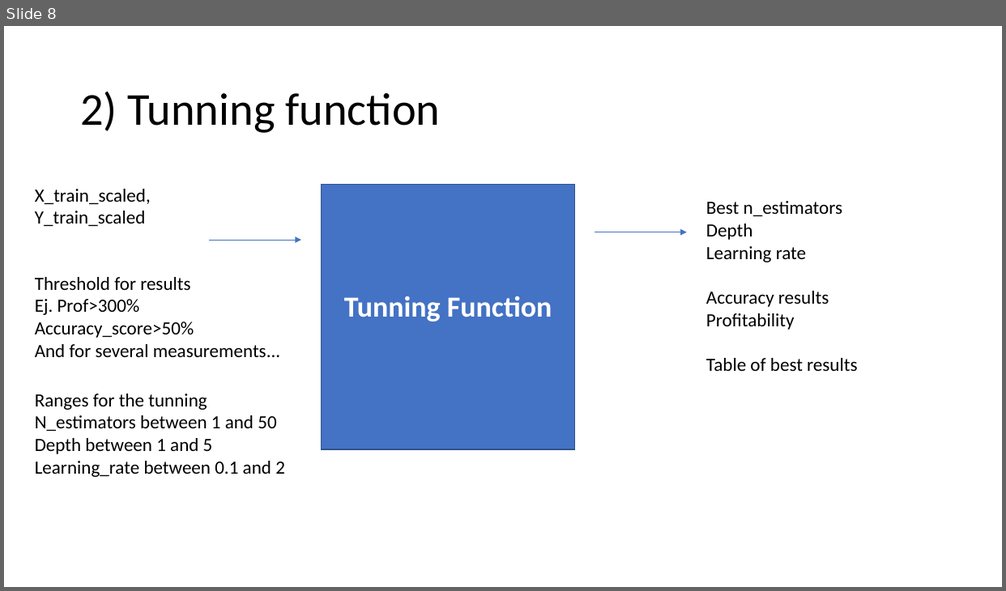
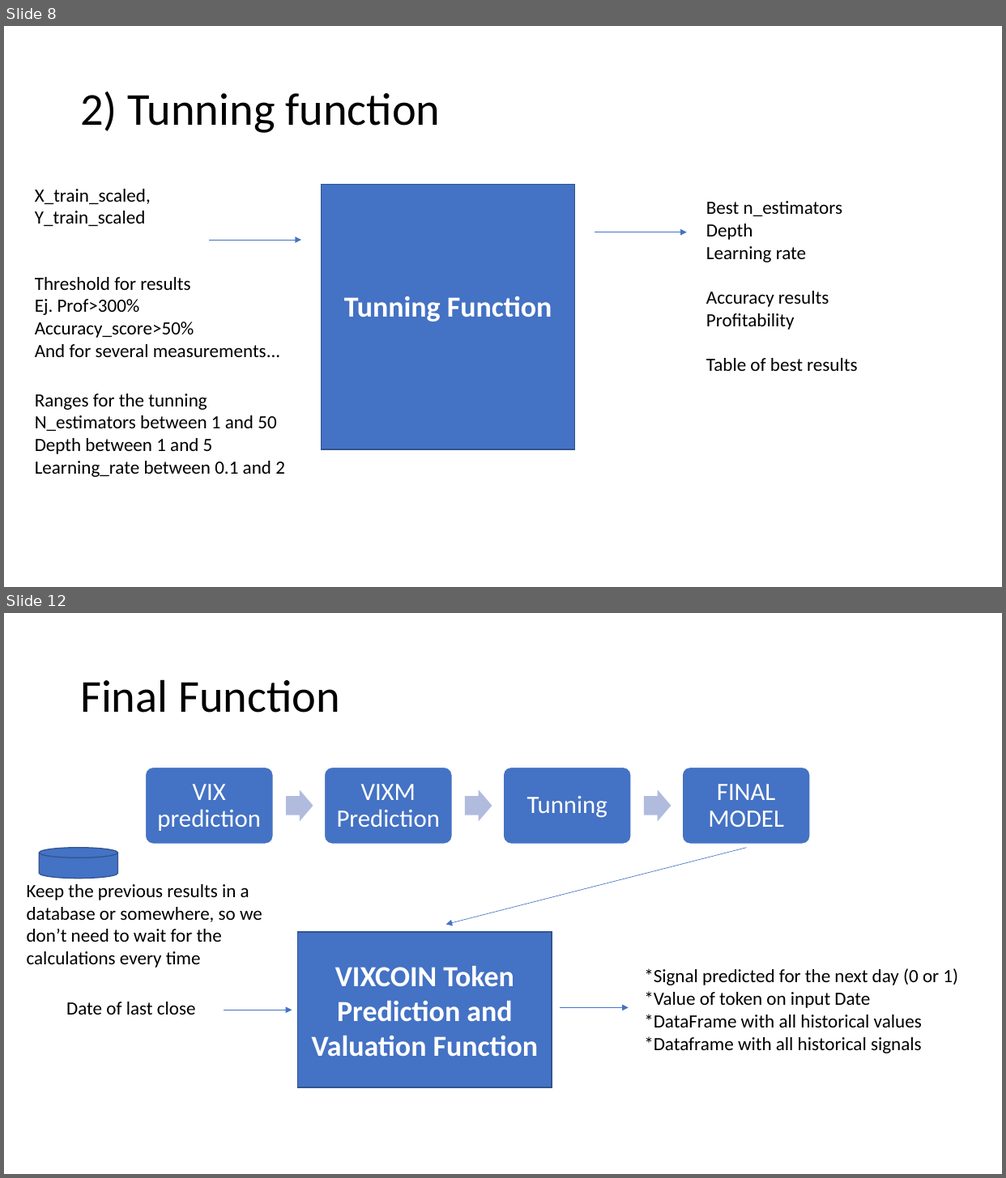
Before and after one commit to paocarvajal1912/vixx-token-dapp, a slide deck: Adaboost_ML_Model.pptx. Shown one above the other, each under a label of ours: slide 8 before the commit, slides 8 and 12 after it; the slides between them are not shown. The pictures are 1006x591 and 1006x1178 pixels, drawn with LibreOffice and Linux fonts; fonts in the diff are those of the drawing. Boxes give left, top, right and bottom in pixels: in the first picture for what was removed or moved away, otherwise in the second. Text is boxed around its words. In the diff, an @@ line names an element or a change of style, - is before the commit and + after.

```diff
--- a/Adaboost_ML_Model.pptx
+++ b/Adaboost_ML_Model.pptx
@@ slide 12 added at [4, 613, 1002, 1174], background #FFFFFF @@
@@ title added at [80, 679, 340, 713], 44 pt, text #000000 @@
+Final Function
@@ group added at [146, 767, 810, 844]: 4 rounded rectangles, 4 texts, 3 right arrows @@
+VIX prediction
+VIXM Prediction
+Tunning
+FINAL MODEL
@@ cylinder added at [39, 848, 117, 879], fill #4472C4, outline #325491 1 pt @@
@@ arrow added from (747, 848) to (446, 924), #4472C4 0.5 pt @@
@@ text added at [27, 884, 262, 968], 18 pt, text #000000 @@
+Keep the previous results in a database or somewhere, so we don’t need to wait for the calculations every time
@@ rectangle added at [297, 932, 552, 1088], fill #4472C4, outline #325491 1 pt, 28 pt, text #FFFFFF, bold @@
+VIXCOIN Token Prediction and Valuation Function
@@ text added at [644, 969, 958, 1054], 18 pt, text #000000 @@
+*Signal predicted for the next day (0 or 1)
+*Value of token on input Date
+*DataFrame with all historical values
+*Dataframe with all historical signals
@@ text added at [66, 1002, 196, 1015], 18 pt, text #000000 @@
+Date of last close
@@ arrow added from (224, 1011) to (292, 1011), #4472C4 0.5 pt @@
@@ arrow added from (560, 1007) to (629, 1007), #4472C4 0.5 pt @@
```
Also in this commit, not shown: 3 slides changed, 3 other slides added, 1 slide removed, 6 other files.
